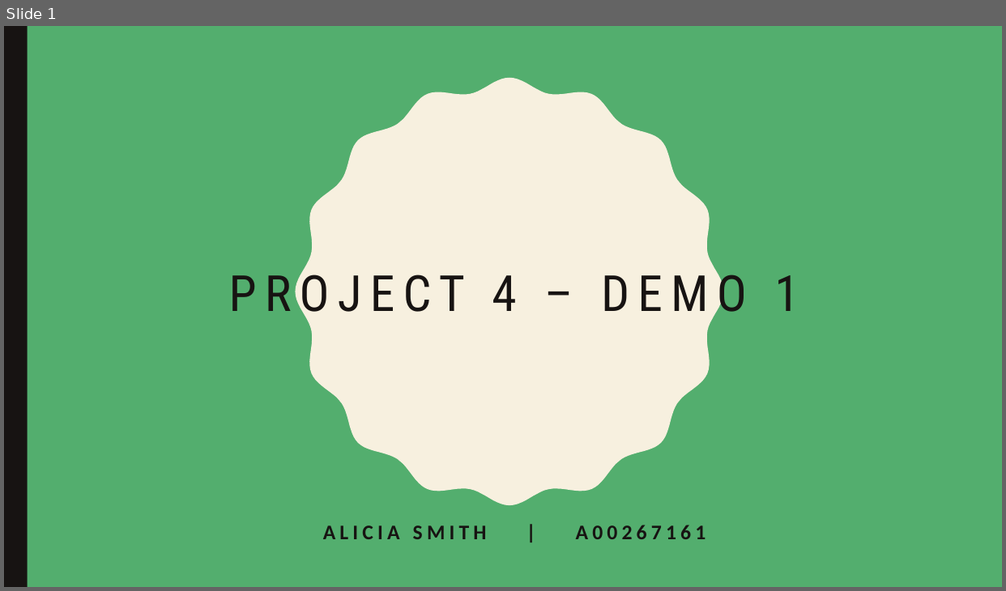
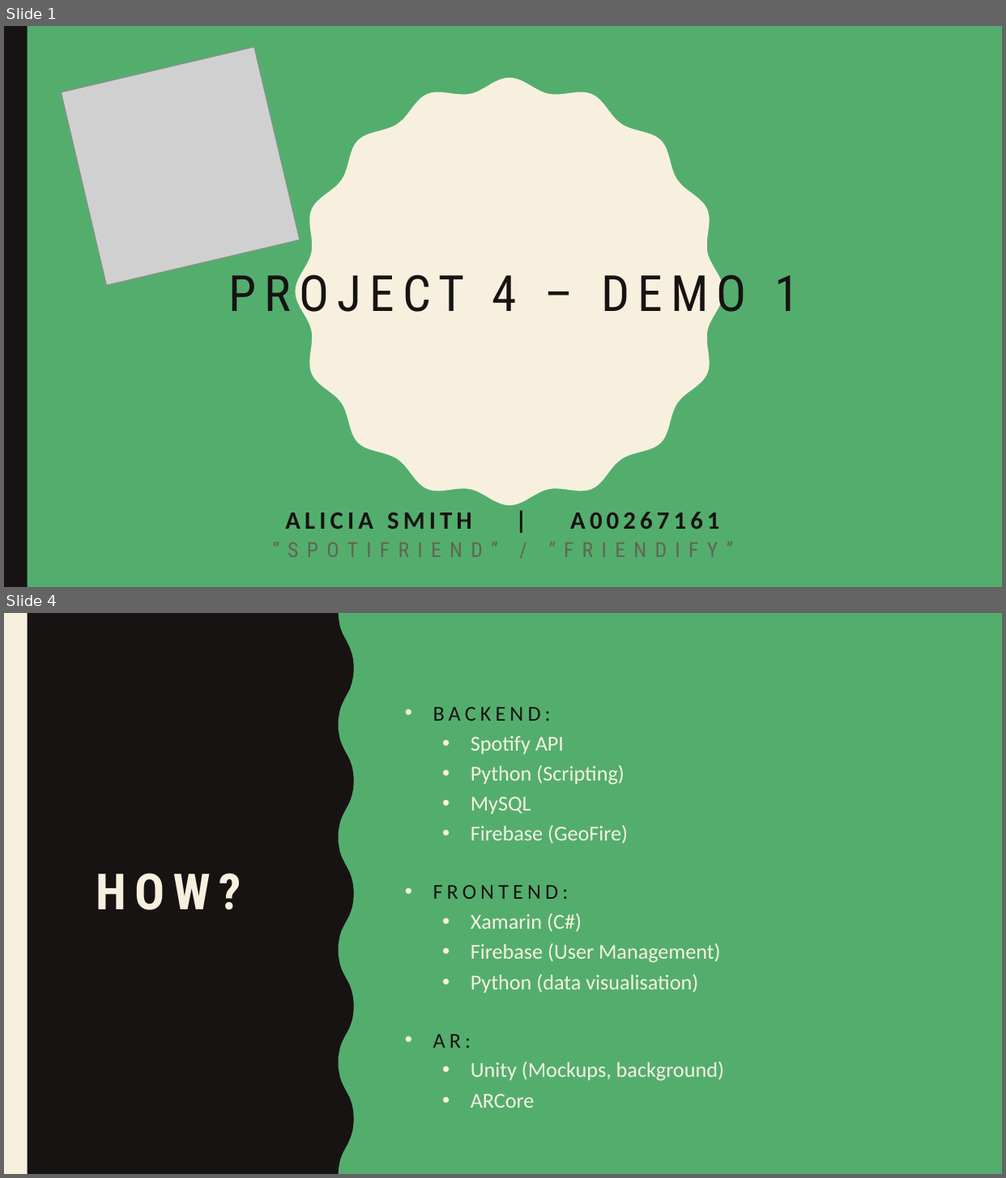
Before and after one commit to a-smith42/Project_4, a slide deck: Demo 1/Project 4 – Demo 1.pptx. Shown one above the other, each under a label of ours: slide 1 before the commit, slides 1 and 4 after it; the slides between them are not shown. The pictures are 1006x591 and 1006x1178 pixels, drawn with LibreOffice and Linux fonts; fonts in the diff are those of the drawing; grey boxes stand for pictures. Boxes give left, top, right and bottom in pixels: in the first picture for what was removed or moved away, otherwise in the second. Text is boxed around its words. In the diff, an @@ line names an element or a change of style, - is before the commit and + after.

```diff
--- a/Demo 1/Project 4 – Demo 1.pptx
+++ b/Demo 1/Project 4 – Demo 1.pptx
@@ slide 4 added at [4,613,1002,1174], background #53AE6E @@
@@ freeform shape added at [4,613,235,1174], fill #F7F0DF @@
@@ rectangle added at [4,613,1002,1174], fill #53AE6E @@
@@ freeform shape added at [4,613,354,1174], fill #171312 @@
@@ rectangle added at [4,613,27,1174], fill #F7F0DF @@
@@ freeform shape added at [76,613,211,1174], fill #53AE6E @@
@@ text added at [433,707,724,1108], 20.4 pt, text #F7F0DF @@
+• BACKEND:
+  • Spotify API
+  • Python (Scripting)
+  • MySQL
+  • Firebase (GeoFire)
+• FRONTEND:
+  • Xamarin (C#)
+  • Firebase (User Management)
+  • Python (data visualisation)
+• AR:
+  • Unity (Mockups, background)
+  • ARCore
@@ title added at [96,873,241,910], 48 pt, text #F7F0DF, bold @@
+HOW?
@@ slide 1 changed as well @@
@@ picture added at [61,47,300,285] @@
@@ subtitle "ALICIA SMITH | A00267161": place and size @@
-subtitle "ALICIA SMITH | A00267161" at [323,525,706,540]
+subtitle "ALICIA SMITH | A00267161" at [285,512,719,529]
@@ subtitle "ALICIA SMITH | A00267161" at [285,512,719,529]: size 20 to 24 pt @@
@@ text added at [210,514,797,587], 20 pt, text #636455 @@
+“SPOTIFRIEND” / “FRIENDIFY”
```
Also in this commit, not shown: 4 other slides added, 4 slides removed, 20 other files.
